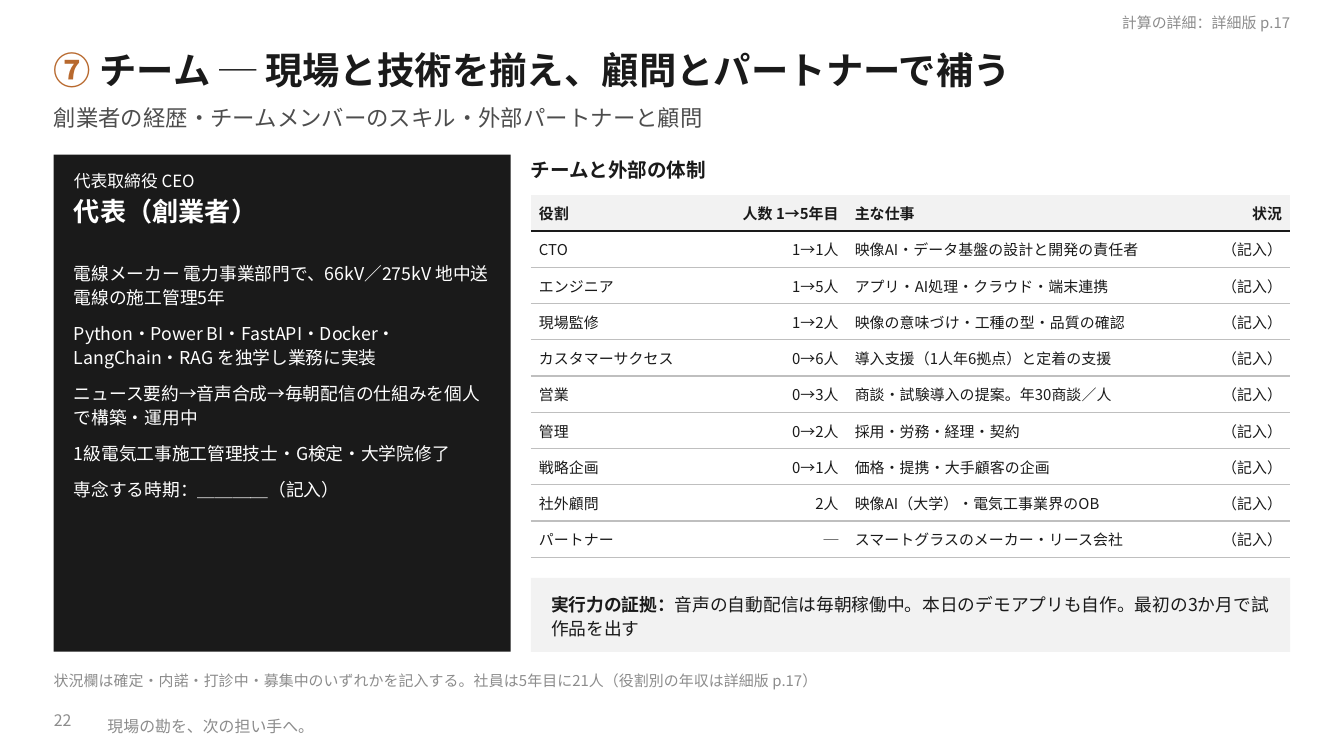
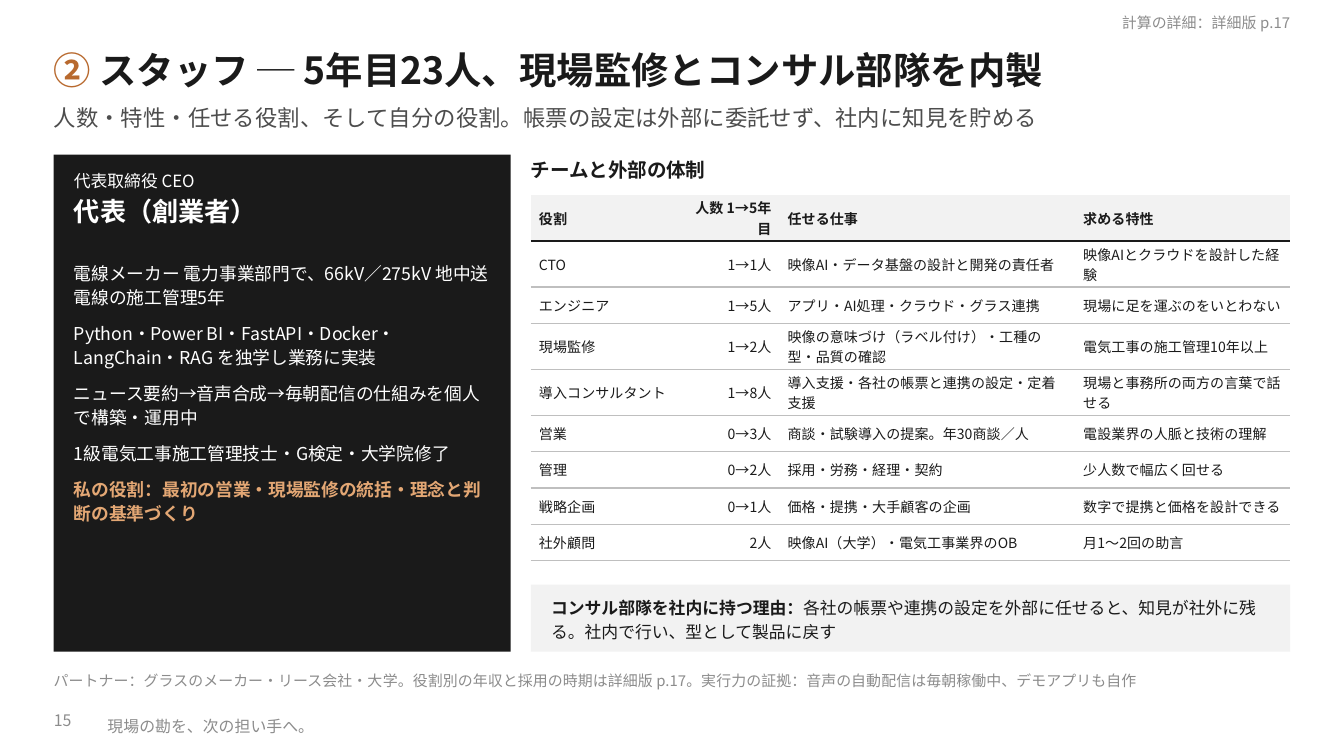
Before and after one commit to SEITOSHIKI/-ai-commute-audio-, a slide deck: slide 15 of deck/カンツギ_事業計画書_本編.pptx (slide 22 before the commit). Drawn at 1344x756 pixels with LibreOffice and Linux fonts; fonts in the diff are those of the drawing; background and template pictures are left out. Boxes give left, top, right and bottom in pixels: in the first picture for what was removed or moved away, otherwise in the second. Text is boxed around its words. In the diff, an @@ line names an element or a change of style, - is before the commit and + after.

```diff
--- a/deck/カンツギ_事業計画書_本編.pptx
+++ b/deck/カンツギ_事業計画書_本編.pptx
@@ text at bbox=[54, 52, 1043, 88]: text changed @@
-⑦ チーム ─ 現場と技術を揃え、顧問とパートナーで補う
+② スタッフ ─ 5年目23人、現場監修とコンサル部隊を内製
@@ text at bbox=[54, 107, 1037, 128]: text changed @@
-創業者の経歴・チームメンバーのスキル・外部パートナーと顧問
+人数・特性・任せる役割、そして自分の役割。帳票の設定は外部に委託せず、社内に知見を貯める
@@ table at bbox=[531, 195, 1290, 553] @@
-row 1: 役割 | 人数 1→5年目 | 主な仕事 | 状況
-row 2: CTO | 1→1人 | 映像AI・データ基盤の設計と開発の責任者 | （記入）
-row 3: エンジニア | 1→5人 | アプリ・AI処理・クラウド・端末連携 | （記入）
-row 4: 現場監修 | 1→2人 | 映像の意味づけ・工種の型・品質の確認 | （記入）
-row 5: カスタマーサクセス | 0→6人 | 導入支援（1人年6拠点）と定着の支援 | （記入）
-row 6: 営業 | 0→3人 | 商談・試験導入の提案。年30商談／人 | （記入）
-row 7: 管理 | 0→2人 | 採用・労務・経理・契約 | （記入）
-row 8: 戦略企画 | 0→1人 | 価格・提携・大手顧客の企画 | （記入）
-row 9: 社外顧問 | 2人 | 映像AI（大学）・電気工事業界のOB | （記入）
-row 10: パートナー | ─ | スマートグラスのメーカー・リース会社 | （記入）
+row 1: 役割 | 人数 1→5年目 | 任せる仕事 | 求める特性
+row 2: CTO | 1→1人 | 映像AI・データ基盤の設計と開発の責任者 | 映像AIとクラウドを設計した経験
+row 3: エンジニア | 1→5人 | アプリ・AI処理・クラウド・グラス連携 | 現場に足を運ぶのをいとわない
+row 4: 現場監修 | 1→2人 | 映像の意味づけ（ラベル付け）・工種の型・品質の確認 | 電気工事の施工管理10年以上
+row 5: 導入コンサルタント | 1→8人 | 導入支援・各社の帳票と連携の設定・定着支援 | 現場と事務所の両方の言葉で話せる
+row 6: 営業 | 0→3人 | 商談・試験導入の提案。年30商談／人 | 電設業界の人脈と技術の理解
+row 7: 管理 | 0→2人 | 採用・労務・経理・契約 | 少人数で幅広く回せる
+row 8: 戦略企画 | 0→1人 | 価格・提携・大手顧客の企画 | 数字で提携と価格を設計できる
+row 9: 社外顧問 | 2人 | 映像AI（大学）・電気工事業界のOB | 月1〜2回の助言
@@ text at bbox=[74, 480, 481, 522]: text changed; text colour #FFFFFF to #E3A774; bold on @@
-専念する時期：＿＿＿＿（記入）
+私の役割：最初の営業・現場監修の統括・理念と判断の基準づくり
@@ rectangle: place and size @@
-rectangle at bbox=[531, 578, 1290, 652]
+rectangle at bbox=[531, 585, 1290, 652]
@@ text at bbox=[551, 599, 1256, 640]: text changed; size 9.5 to 9 pt @@
-実行力の証拠：音声の自動配信は毎朝稼働中。本日のデモアプリも自作。最初の3か月で試作品を出す
+コンサル部隊を社内に持つ理由：各社の帳票や連携の設定を外部に任せると、知見が社外に残る。社内で行い、型として製品に戻す
@@ text at bbox=[54, 673, 1136, 690]: text changed @@
-状況欄は確定・内諾・打診中・募集中のいずれかを記入する。社員は5年目に21人（役割別の年収は詳細版 p.17）
+パートナー：グラスのメーカー・リース会社・大学。役割別の年収と採用の時期は詳細版 p.17。実行力の証拠：音声の自動配信は毎朝稼働中、デモアプリも自作
@@ page number at bbox=[54, 714, 72, 726]: text changed @@
-22
+15
```
Also in this commit, not shown: 19 other slides changed, 7 slides added, 2 slides removed, 19 other files.
